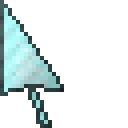
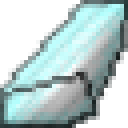
Layered file, before and after one edit (128px x 128px). Changes by layer:
painted on "Warstwa 1" over [0,0,128,128]
